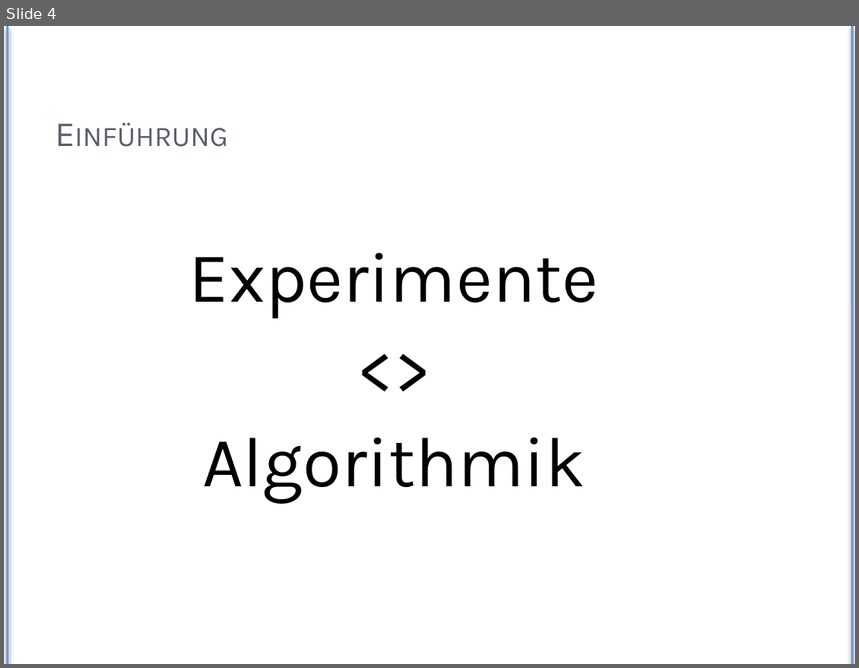
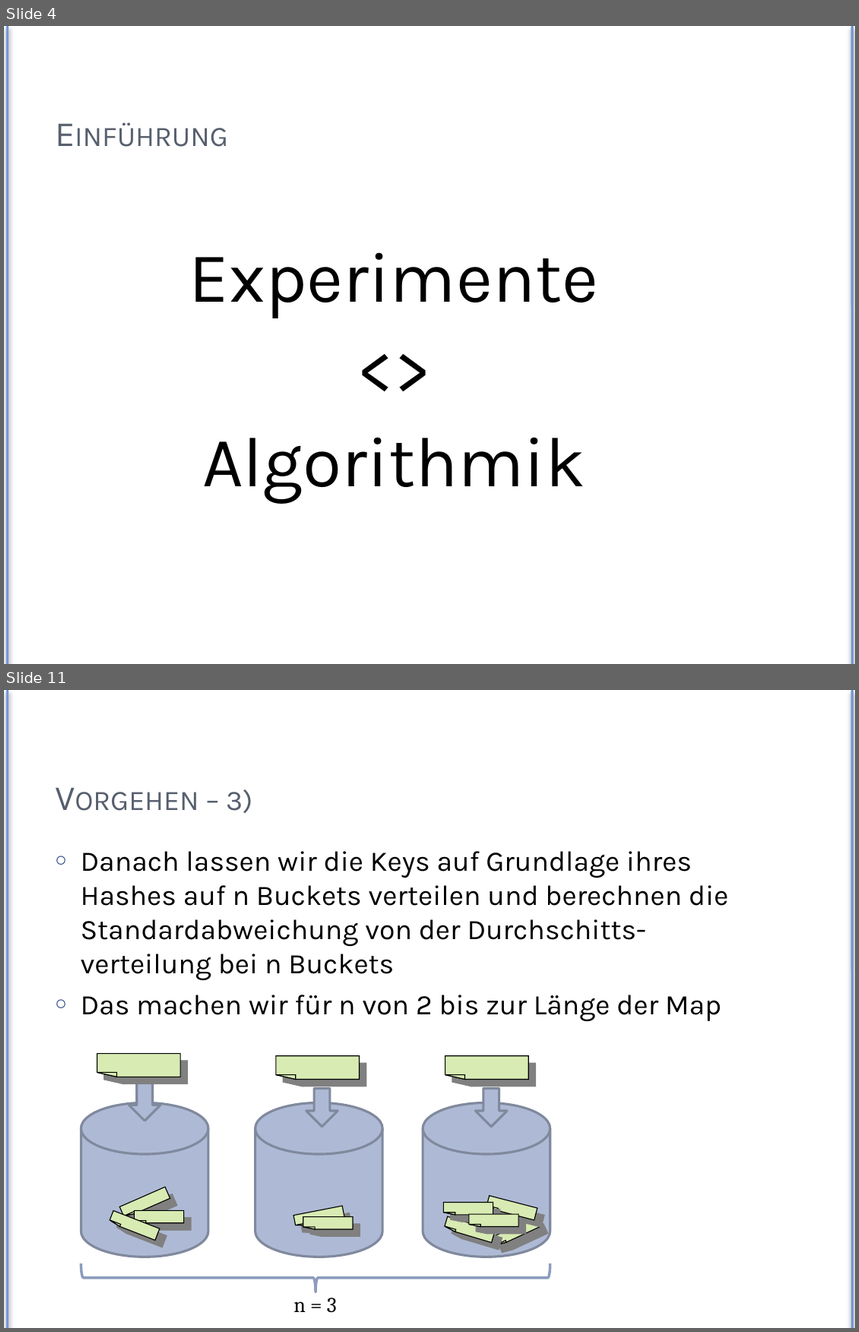
Before and after one commit to Exa-THM/HashTesting, a slide deck: Presentation/exa-hashes.pptx. Shown one above the other, each under a label of ours: slide 4 before the commit, slides 4 and 11 after it; the slides between them are not shown. The pictures are 859x668 and 859x1332 pixels, drawn with LibreOffice and Linux fonts; fonts in the diff are those of the drawing. Boxes give left, top, right and bottom in pixels: in the first picture for what was removed or moved away, otherwise in the second. Text is boxed around its words. In the diff, an @@ line names an element or a change of style, - is before the commit and + after.

```diff
--- a/Presentation/exa-hashes.pptx
+++ b/Presentation/exa-hashes.pptx
@@ slide 11 added at box(4, 690, 855, 1328), background #FFFFFF; not listed: 2 template elements that a slide beside it also shows @@
@@ title added at box(226, 790, 253, 813), 30 pt, text #575F6D, small capitals @@
+Vorgehen – 3)
@@ text added at box(81, 851, 728, 1022), 24 pt, text #000000 @@
+○ Danach lassen wir die Keys auf Grundlage ihres Hashes auf n Buckets verteilen und berechnen die Standardabweichung von der Durchschitts-verteilung bei n Buckets
+○ Das machen wir für n von 2 bis zur Länge der Map
@@ freeform shape added at box(97, 1053, 180, 1076), fill #D8EBB3, outline #000000 0.75 pt @@
@@ freeform shape added at box(275, 1056, 359, 1079), fill #D8EBB3, outline #000000 0.75 pt @@
@@ freeform shape added at box(445, 1056, 528, 1079), fill #D8EBB3, outline #000000 0.75 pt @@
@@ right arrow added at box(129, 1082, 161, 1121), fill #AEBAD5, outline #818A9E 2 pt @@
@@ right arrow added at box(306, 1088, 338, 1127), fill #AEBAD5, outline #818A9E 2 pt @@
@@ right arrow added at box(475, 1088, 507, 1127), fill #AEBAD5, outline #818A9E 2 pt @@
@@ cylinder added at box(82, 1103, 209, 1257), fill #AEBAD5, outline #818A9E 2 pt @@
@@ cylinder added at box(255, 1103, 382, 1257), fill #AEBAD5, outline #818A9E 2 pt @@
@@ cylinder added at box(423, 1103, 550, 1257), fill #AEBAD5, outline #818A9E 2 pt @@
@@ freeform shape added at box(120, 1187, 170, 1219), fill #D8EBB3, outline #000000 0.75 pt @@
@@ freeform shape added at box(109, 1211, 160, 1241), fill #D8EBB3, outline #000000 0.75 pt @@
@@ freeform shape added at box(134, 1211, 183, 1224), fill #D8EBB3, outline #000000 0.75 pt @@
@@ freeform shape added at box(294, 1206, 344, 1228), fill #D8EBB3, outline #000000 0.75 pt @@
@@ freeform shape added at box(443, 1202, 493, 1215), fill #D8EBB3, outline #000000 0.75 pt @@
@@ freeform shape added at box(486, 1195, 537, 1220), fill #D8EBB3, outline #000000 0.75 pt @@
@@ freeform shape added at box(303, 1217, 352, 1230), fill #D8EBB3, outline #000000 0.75 pt @@
@@ freeform shape added at box(444, 1217, 495, 1243), fill #D8EBB3, outline #000000 0.75 pt @@
@@ freeform shape added at box(469, 1214, 518, 1227), fill #D8EBB3, outline #000000 0.75 pt @@
@@ freeform shape added at box(491, 1217, 541, 1248), fill #D8EBB3, outline #000000 0.75 pt @@
@@ right brace added at box(81, 1264, 550, 1292), outline #8D9CBF 2.25 pt @@
@@ text added at box(294, 1298, 337, 1313), 18 pt, text #000000 @@
+n = 3
```
Also in this commit, not shown: 15 slides changed, 10 other slides added, 2 slides removed, 4 other files.
